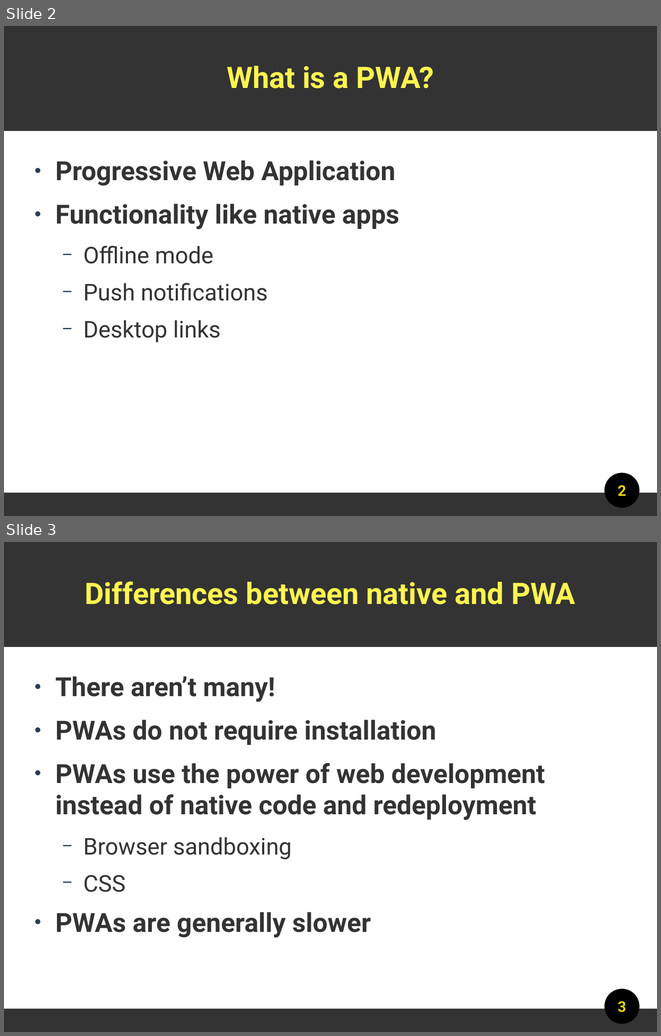
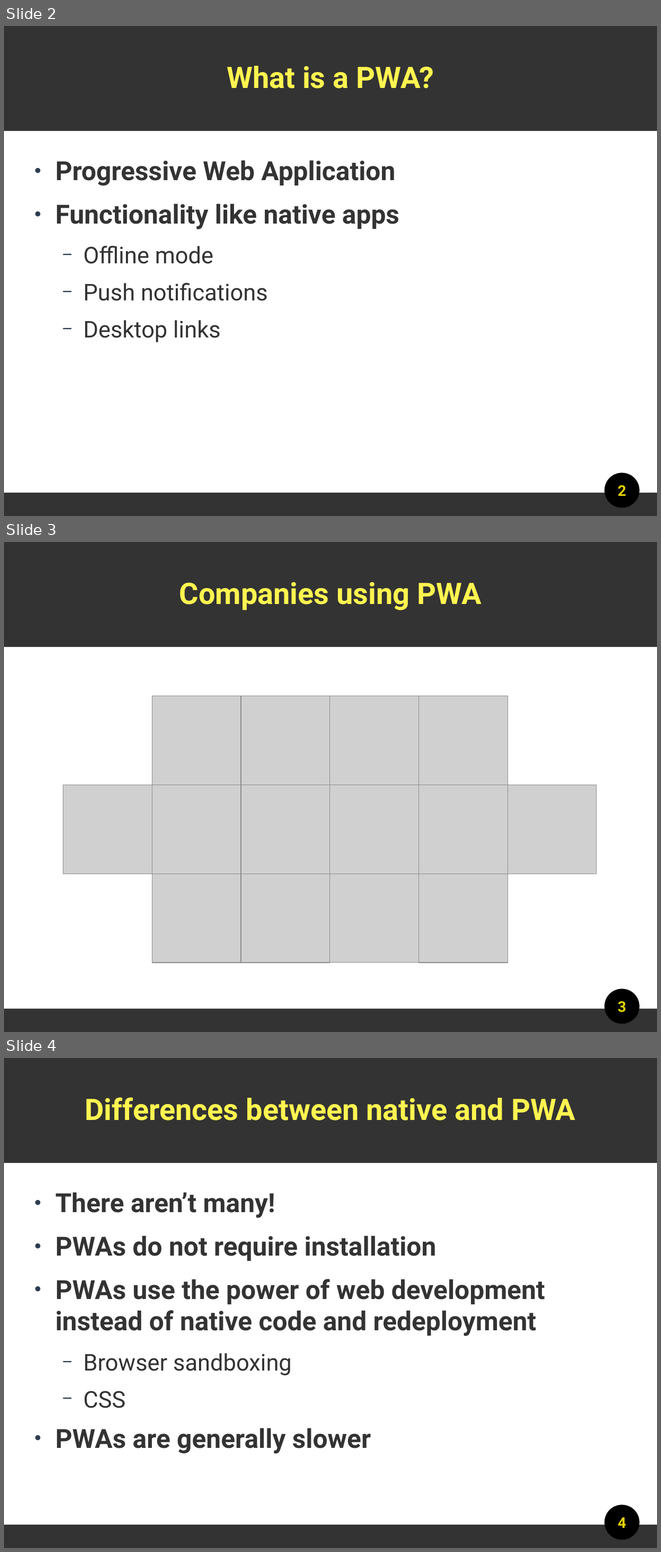
Before and after one commit to lmeijdam/rs-pwa-angular-demo, a slide deck: presentation.odp. Shown one above the other, each under a label of ours: slides 2 and 3 before the commit, slides 2, 3 and 4 after it. The pictures are 661x1036 and 661x1552 pixels, drawn with LibreOffice and Linux fonts; fonts in the diff are those of the drawing; grey boxes stand for pictures. Boxes give left, top, right and bottom in pixels: in the first picture for what was removed or moved away, otherwise in the second. Text is boxed around its words. In the diff, an @@ line names an element or a change of style, - is before the commit and + after.

```diff
--- a/presentation.odp
+++ b/presentation.odp
@@ slide 3 added at bbox=[4, 542, 657, 1032], background #FFFFFF; not listed: 3 template elements that a slide beside it also shows @@
@@ title added at bbox=[179, 582, 481, 610], 36 pt, text #FFF450, bold @@
+Companies using PWA
@@ picture added at bbox=[152, 696, 241, 785] @@
@@ picture added at bbox=[241, 696, 330, 785] @@
@@ picture added at bbox=[330, 696, 419, 785] @@
@@ picture added at bbox=[419, 696, 508, 785] @@
@@ picture added at bbox=[63, 785, 152, 874] @@
@@ picture added at bbox=[152, 785, 241, 874] @@
@@ picture added at bbox=[241, 785, 330, 874] @@
@@ picture added at bbox=[330, 785, 419, 874] @@
@@ picture added at bbox=[419, 785, 508, 874] @@
@@ picture added at bbox=[508, 785, 597, 874] @@
@@ picture added at bbox=[152, 874, 241, 963] @@
@@ picture added at bbox=[241, 874, 330, 963] @@
@@ picture added at bbox=[330, 874, 419, 963] @@
@@ picture added at bbox=[419, 874, 508, 963] @@
@@ page number added at bbox=[618, 1002, 626, 1013], 18 pt, text #E3D200, bold @@
+3
@@ what was slide 3 is now slide 4 @@
@@ page number at bbox=[618, 1518, 626, 1528]: text changed @@
-3
+4
```
Also in this commit, not shown: 1 other slide added.
